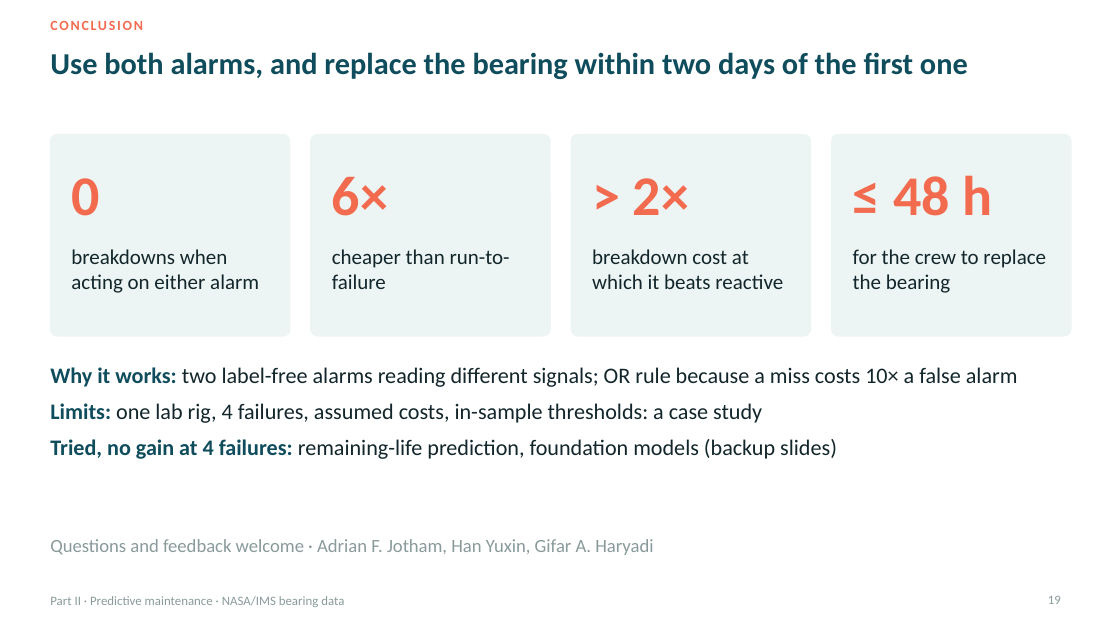
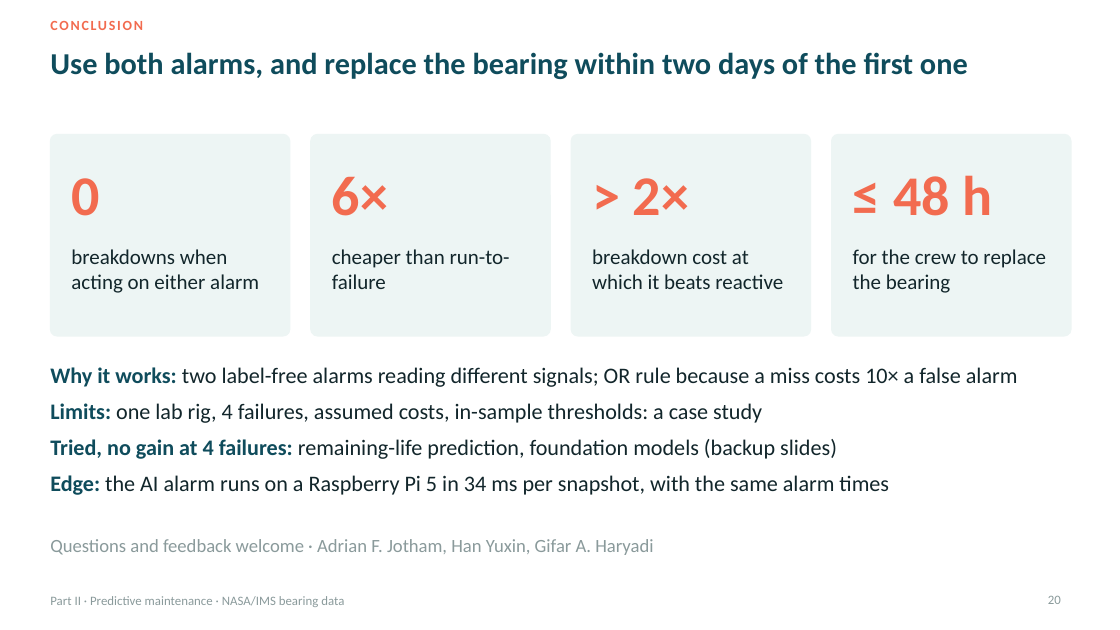
Before and after one commit to Adrian-Jotham/AISmartFactory, a slide deck: slide 20 of final.pptx (slide 19 before the commit). Drawn at 1120x630 pixels with LibreOffice and Linux fonts; fonts in the diff are those of the drawing. Boxes give left, top, right and bottom in pixels: in the first picture for what was removed or moved away, otherwise in the second. Text is boxed around its words. In the diff, an @@ line names an element or a change of style, - is before the commit and + after.

```diff
--- a/final.pptx
+++ b/final.pptx
@@ text at [50, 475, 889, 495]: paragraph added @@
+Edge: the AI alarm runs on a Raspberry Pi 5 in 34 ms per snapshot, with the same alarm times
@@ page number at [1048, 596, 1061, 604]: text changed @@
-19
+20
```
Also in this commit, not shown: 9 other slides changed, 1 other file.
